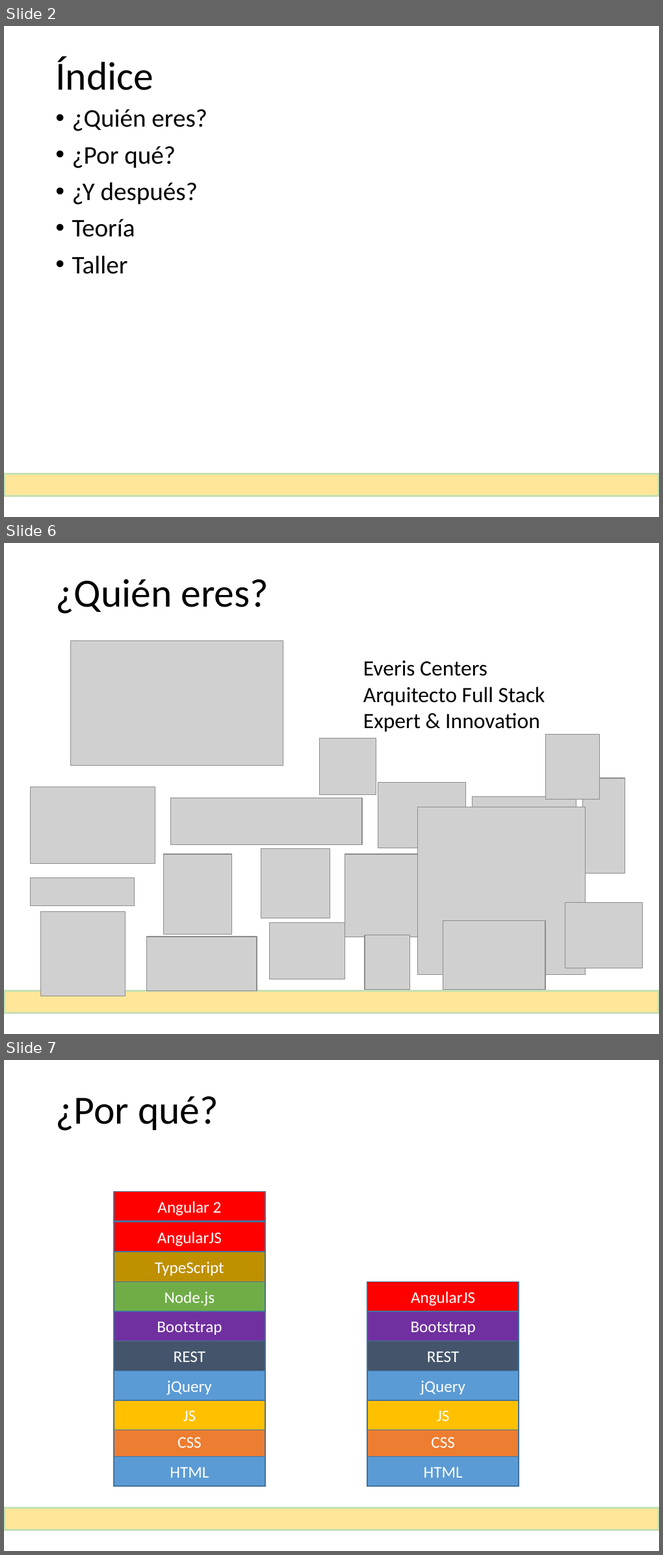
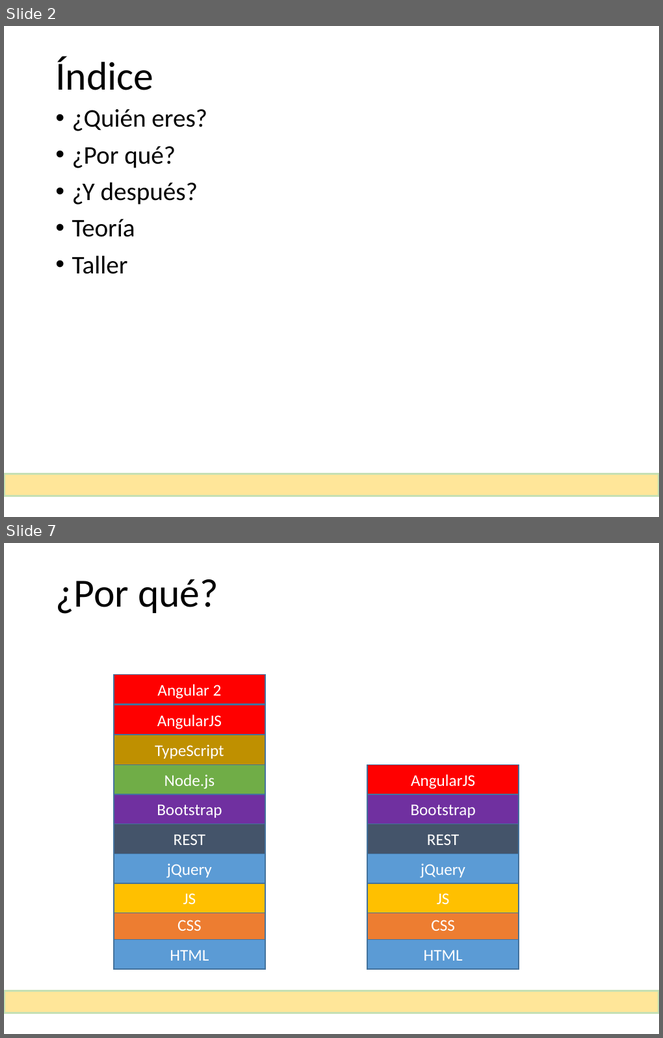
Before and after one commit to MarcosGinel/rss, a slide deck: documentacion/Taller de AngularJS.pptx. Shown one above the other, each under a label of ours: slides 2, 6 and 7 before the commit, slides 2 and 7 after it; the slides between them are not shown. The pictures are 663x1555 and 663x1038 pixels, drawn with LibreOffice and Linux fonts; fonts in the diff are those of the drawing; grey boxes stand for pictures. Boxes give left, top, right and bottom in pixels: in the first picture for what was removed or moved away, otherwise in the second. Text is boxed around its words. In the diff, an @@ line names an element or a change of style, - is before the commit and + after.

```diff
--- a/documentacion/Taller de AngularJS.pptx
+++ b/documentacion/Taller de AngularJS.pptx
@@ slide 6 removed at [4, 543, 659, 1034], background #FFFFFF @@
@@ title removed at [55, 579, 269, 614] @@
-¿Quién eres?
@@ picture removed at [71, 641, 283, 765] @@
@@ text removed at [363, 661, 545, 732] @@
-Everis Centers
-Arquitecto Full Stack
-Expert & Innovation
@@ picture removed at [545, 734, 599, 799] @@
@@ picture removed at [320, 738, 376, 795] @@
@@ picture removed at [30, 787, 155, 864] @@
@@ picture removed at [378, 782, 466, 848] @@
@@ picture removed at [582, 778, 625, 873] @@
@@ picture removed at [171, 798, 362, 845] @@
@@ picture removed at [417, 807, 585, 975] @@
@@ picture removed at [472, 797, 576, 849] @@
@@ picture removed at [163, 854, 232, 935] @@
@@ picture removed at [261, 849, 330, 919] @@
@@ picture removed at [345, 854, 428, 938] @@
@@ picture removed at [30, 878, 135, 905] @@
@@ picture removed at [40, 912, 125, 997] @@
@@ picture removed at [565, 902, 642, 968] @@
@@ picture removed at [269, 923, 345, 980] @@
@@ picture removed at [443, 921, 545, 990] @@
@@ picture removed at [147, 937, 257, 991] @@
@@ picture removed at [365, 935, 410, 990] @@
@@ rectangle removed at [4, 991, 659, 1013] @@
```
Also in this commit, not shown: 1 slide changed, 3 slides added, 13 other slides removed.
